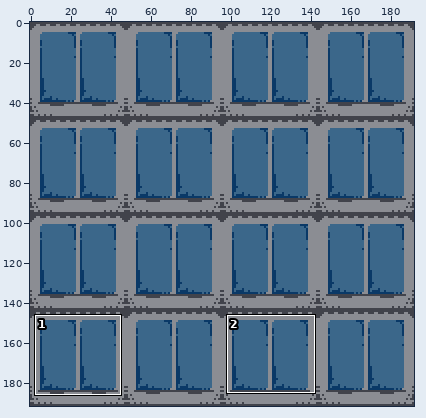
Sprite sheet, stored at love2d/gfx/blocks.png. Above, an overview of the earlier version with the close-up marked.
Close-up. As it was:
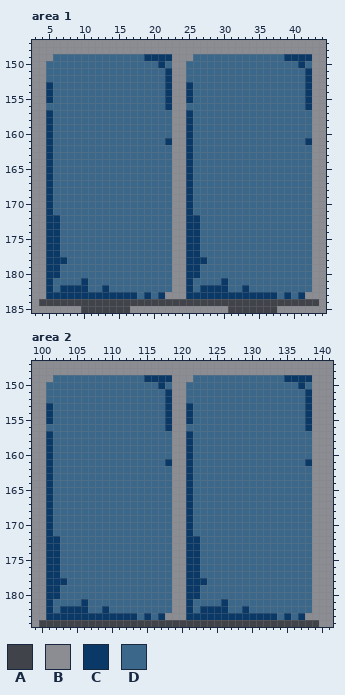
The file is 192x192 pixels. Shown: area 1: x 3..44, y 147..185; area 2: x 99..141, y 147..184. The commit also changed other parts of the picture, which this record leaves out.
Palette (. is transparent): A #41434b  B #8b8d93  C #0a3967  D #3b678a
Pixels before, area 1, first column x 3:
147 BBBBBBBBBBBBBBBBBBBBBBBBBBBBBBBBBBBBBBBBBB
148 BBBBBBBBBBBBBBBBBBBBBBBBBBBBBBBBBBBBBBBBBB
149 BBBDDDDDDDDDDDDDCCCCBBBDDDDDDDDDDDDDCCCCBB
150 BBDDDDDDDDDDDDDDDDCDBBDDDDDDDDDDDDDDDDCDBB
151 BBDDDDDDDDDDDDDDDDDCBBDDDDDDDDDDDDDDDDDCBB
152 BBDDDDDDDDDDDDDDDDDCBBDDDDDDDDDDDDDDDDDCBB
153 BBCDDDDDDDDDDDDDDDDCBBCDDDDDDDDDDDDDDDDCBB
154 BBCDDDDDDDDDDDDDDDDCBBCDDDDDDDDDDDDDDDDCBB
155 BBCDDDDDDDDDDDDDDDDCBBCDDDDDDDDDDDDDDDDCBB
156 BBDDDDDDDDDDDDDDDDDCBBDDDDDDDDDDDDDDDDDCBB
157 BBCDDDDDDDDDDDDDDDDDBBCDDDDDDDDDDDDDDDDDBB
158 BBCDDDDDDDDDDDDDDDDDBBCDDDDDDDDDDDDDDDDDBB
159 BBCDDDDDDDDDDDDDDDDDBBCDDDDDDDDDDDDDDDDDBB
160 BBCDDDDDDDDDDDDDDDDDBBCDDDDDDDDDDDDDDDDDBB
161 BBCDDDDDDDDDDDDDDDDCBBCDDDDDDDDDDDDDDDDCBB
162 BBCDDDDDDDDDDDDDDDDDBBCDDDDDDDDDDDDDDDDDBB
163 BBCDDDDDDDDDDDDDDDDDBBCDDDDDDDDDDDDDDDDDBB
164 BBCDDDDDDDDDDDDDDDDDBBCDDDDDDDDDDDDDDDDDBB
165 BBCDDDDDDDDDDDDDDDDDBBCDDDDDDDDDDDDDDDDDBB
166 BBCDDDDDDDDDDDDDDDDDBBCDDDDDDDDDDDDDDDDDBB
167 BBCDDDDDDDDDDDDDDDDDBBCDDDDDDDDDDDDDDDDDBB
168 BBCDDDDDDDDDDDDDDDDDBBCDDDDDDDDDDDDDDDDDBB
169 BBCDDDDDDDDDDDDDDDDDBBCDDDDDDDDDDDDDDDDDBB
170 BBCDDDDDDDDDDDDDDDDDBBCDDDDDDDDDDDDDDDDDBB
171 BBCDDDDDDDDDDDDDDDDDBBCDDDDDDDDDDDDDDDDDBB
172 BBCCDDDDDDDDDDDDDDDDBBCCDDDDDDDDDDDDDDDDBB
173 BBCCDDDDDDDDDDDDDDDDBBCCDDDDDDDDDDDDDDDDBB
174 BBCCDDDDDDDDDDDDDDDDBBCCDDDDDDDDDDDDDDDDBB
175 BBCCDDDDDDDDDDDDDDDDBBCCDDDDDDDDDDDDDDDDBB
176 BBCCDDDDDDDDDDDDDDDDBBCCDDDDDDDDDDDDDDDDBB
177 BBCCDDDDDDDDDDDDDDDDBBCCDDDDDDDDDDDDDDDDBB
178 BBCCCDDDDDDDDDDDDDDDBBCCCDDDDDDDDDDDDDDDBB
179 BBCCDDDDDDDDDDDDDDDDBBCCDDDDDDDDDDDDDDDDBB
180 BBCCDDDDDDDDDDDDDDDDBBCCDDDDDDDDDDDDDDDDBB
181 BBCDDDDCDDDDDDDDDDDDBBCDDDDCDDDDDDDDDDDDBB
182 BBCDCCCCDDCDDDDDDDDDBBCDCCCCDDCDDDDDDDDDBB
183 BBCCCCCCCCCCCCCDCDCBBBCCCCCCCCCCCCCDCDCBBB
184 BAAAAAAAAAAAAAAAAAAAAAAAAAAAAAAAAAAAAAAAAB
185 BBBBBBBAAAAAAABBBBBBBBBBBBBBAAAAAAABBBBBBB
Pixels before, area 2, first column x 99:
147 BBBBBBBBBBBBBBBBBBBBBBBBBBBBBBBBBBBBBBBBBBB
148 BBBBBBBBBBBBBBBBBBBBBBBBBBBBBBBBBBBBBBBBBBB
149 BBBDDDDDDDDDDDDDCCCCBBBDDDDDDDDDDDDDCCCCBBB
150 BBDDDDDDDDDDDDDDDDCDBBDDDDDDDDDDDDDDDDCDBBB
151 BBDDDDDDDDDDDDDDDDDCBBDDDDDDDDDDDDDDDDDCBBB
152 BBDDDDDDDDDDDDDDDDDCBBDDDDDDDDDDDDDDDDDCBBB
153 BBCDDDDDDDDDDDDDDDDCBBCDDDDDDDDDDDDDDDDCBBB
154 BBCDDDDDDDDDDDDDDDDCBBCDDDDDDDDDDDDDDDDCBBB
155 BBCDDDDDDDDDDDDDDDDCBBCDDDDDDDDDDDDDDDDCBBB
156 BBDDDDDDDDDDDDDDDDDCBBDDDDDDDDDDDDDDDDDCBBB
157 BBCDDDDDDDDDDDDDDDDDBBCDDDDDDDDDDDDDDDDDBBB
158 BBCDDDDDDDDDDDDDDDDDBBCDDDDDDDDDDDDDDDDDBBB
159 BBCDDDDDDDDDDDDDDDDDBBCDDDDDDDDDDDDDDDDDBBB
160 BBCDDDDDDDDDDDDDDDDDBBCDDDDDDDDDDDDDDDDDBBB
161 BBCDDDDDDDDDDDDDDDDCBBCDDDDDDDDDDDDDDDDCBBB
162 BBCDDDDDDDDDDDDDDDDDBBCDDDDDDDDDDDDDDDDDBBB
163 BBCDDDDDDDDDDDDDDDDDBBCDDDDDDDDDDDDDDDDDBBB
164 BBCDDDDDDDDDDDDDDDDDBBCDDDDDDDDDDDDDDDDDBBB
165 BBCDDDDDDDDDDDDDDDDDBBCDDDDDDDDDDDDDDDDDBBB
166 BBCDDDDDDDDDDDDDDDDDBBCDDDDDDDDDDDDDDDDDBBB
167 BBCDDDDDDDDDDDDDDDDDBBCDDDDDDDDDDDDDDDDDBBB
168 BBCDDDDDDDDDDDDDDDDDBBCDDDDDDDDDDDDDDDDDBBB
169 BBCDDDDDDDDDDDDDDDDDBBCDDDDDDDDDDDDDDDDDBBB
170 BBCDDDDDDDDDDDDDDDDDBBCDDDDDDDDDDDDDDDDDBBB
171 BBCDDDDDDDDDDDDDDDDDBBCDDDDDDDDDDDDDDDDDBBB
172 BBCCDDDDDDDDDDDDDDDDBBCCDDDDDDDDDDDDDDDDBBB
173 BBCCDDDDDDDDDDDDDDDDBBCCDDDDDDDDDDDDDDDDBBB
174 BBCCDDDDDDDDDDDDDDDDBBCCDDDDDDDDDDDDDDDDBBB
175 BBCCDDDDDDDDDDDDDDDDBBCCDDDDDDDDDDDDDDDDBBB
176 BBCCDDDDDDDDDDDDDDDDBBCCDDDDDDDDDDDDDDDDBBB
177 BBCCDDDDDDDDDDDDDDDDBBCCDDDDDDDDDDDDDDDDBBB
178 BBCCCDDDDDDDDDDDDDDDBBCCCDDDDDDDDDDDDDDDBBB
179 BBCCDDDDDDDDDDDDDDDDBBCCDDDDDDDDDDDDDDDDBBB
180 BBCCDDDDDDDDDDDDDDDDBBCCDDDDDDDDDDDDDDDDBBB
181 BBCDDDDCDDDDDDDDDDDDBBCDDDDCDDDDDDDDDDDDBBB
182 BBCDCCCCDDCDDDDDDDDDBBCDCCCCDDCDDDDDDDDDBBB
183 BBCCCCCCCCCCCCCDCDCBBBCCCCCCCCCCCCCDCDCBBBB
184 BAAAAAAAAAAAAAAAAAAAAAAAAAAAAAAAAAAAAAAAABB
After:
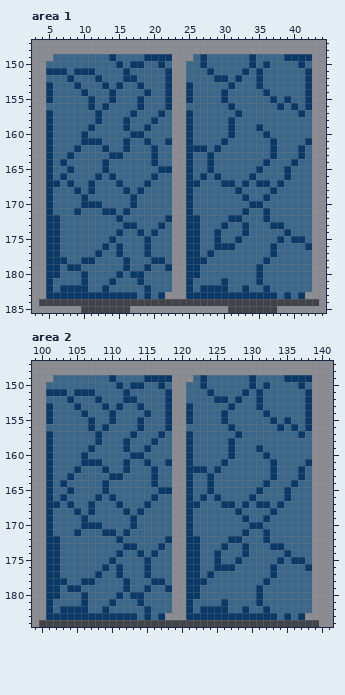
Edits made:
Area 1:
y 149: x 14 D -> C; x 27 D -> C; x 34 D -> C
y 150: x 15 D -> C; x 17..18 DD -> CC; x 27 D -> C; x 34 D -> C; x 36 D -> C
y 151: x 5..7 DDD -> CCC; x 9..11 DDD -> CCC; x 16 D -> C; x 28 D -> C; x 33 D -> C; x 35 D -> C
y 152: x 8 D -> C; x 12 D -> C; x 16..17 DD -> CC; x 29..30 DD -> CC; x 32 D -> C; x 35 D -> C
y 153: x 9 D -> C; x 13 D -> C; x 15 D -> C; x 18 D -> C; x 31 D -> C; x 35 D -> C
y 154: x 10 D -> C; x 14 D -> C; x 19 D -> C; x 30 D -> C; x 36 D -> C
y 155: x 11 D -> C; x 14 D -> C; x 18 D -> C; x 30 D -> C; x 37 D -> C; x 39 D -> C
y 156: x 11 D -> C; x 13 D -> C; x 18 D -> C; x 31 D -> C; x 38 D -> C; x 40 D -> C
y 157: x 12 D -> C; x 17 D -> C; x 21 D -> C; x 32 D -> C; x 41 D -> C
y 158: x 12 D -> C; x 16 D -> C; x 20 D -> C; x 31 D -> C
y 159: x 11 D -> C; x 16 D -> C; x 19 D -> C; x 31 D -> C; x 35 D -> C
y 160: x 10 D -> C; x 17..18 DD -> CC; x 31 D -> C; x 36 D -> C
y 161: x 10..12 DDD -> CCC; x 16 D -> C; x 19 D -> C; x 30 D -> C; x 37 D -> C
y 162: x 9 D -> C; x 13 D -> C; x 16 D -> C; x 20 D -> C; x 26..27 DD -> CC; x 29 D -> C; x 37 D -> C; x 41 D -> C
y 163: x 8 D -> C; x 14..15 DD -> CC; x 20 D -> C; x 28 D -> C; x 37 D -> C; x 41 D -> C
y 164: x 7 D -> C; x 13 D -> C; x 20 D -> C; x 28 D -> C; x 36 D -> C; x 40 D -> C
y 165: x 8 D -> C; x 13 D -> C; x 21..22 DD -> CC; x 28 D -> C; x 35 D -> C; x 39 D -> C
y 166: x 7 D -> C; x 12 D -> C; x 14 D -> C; x 20 D -> C; x 27 D -> C; x 29 D -> C; x 34 D -> C; x 39 D -> C
y 167: x 6 D -> C; x 8 D -> C; x 11 D -> C; x 15 D -> C; x 19 D -> C; x 26 D -> C; x 30..31 DD -> CC; x 33 D -> C; x 35..36 DD -> CC; x 38 D -> C
y 168: x 9 D -> C; x 11 D -> C; x 16 D -> C; x 18 D -> C; x 32 D -> C; x 37 D -> C
y 169: x 10 D -> C; x 17 D -> C; x 33 D -> C; x 36 D -> C
y 170: x 10..12 DDD -> CCC; x 17 D -> C; x 34..35 DD -> CC
y 171: x 9 D -> C; x 13..14 DD -> CC; x 16 D -> C; x 33 D -> C; x 36 D -> C
y 172: x 15 D -> C; x 22 D -> C; x 31..32 DD -> CC; x 36 D -> C
y 173: x 16..17 DD -> CC; x 21 D -> C; x 30 D -> C; x 33 D -> C; x 37..38 DD -> CC
y 174: x 15 D -> C; x 18 D -> C; x 20 D -> C; x 29 D -> C; x 33 D -> C; x 39 D -> C
y 175: x 14 D -> C; x 19 D -> C; x 29 D -> C; x 32 D -> C; x 38 D -> C; x 40..41 DD -> CC
y 176: x 13 D -> C; x 15 D -> C; x 19 D -> C; x 29..31 DDD -> CCC; x 37 D -> C; x 42 D -> C
y 177: x 12 D -> C; x 15 D -> C; x 19 D -> C; x 28 D -> C; x 37 D -> C
y 178: x 10..11 DD -> CC; x 16 D -> C; x 20..21 DD -> CC; x 36 D -> C
y 179: x 8..9 DD -> CC; x 16 D -> C; x 19 D -> C; x 22 D -> C; x 35 D -> C
y 180: x 10 D -> C; x 15 D -> C; x 17..18 DD -> CC; x 35 D -> C
y 181: x 14 D -> C; x 18 D -> C; x 35 D -> C
y 182: x 19 D -> C; x 36 D -> C
Area 2:
y 149: x 110 D -> C; x 123 D -> C; x 130 D -> C
y 150: x 111 D -> C; x 113..114 DD -> CC; x 123 D -> C; x 130 D -> C; x 132 D -> C
y 151: x 101..103 DDD -> CCC; x 105..107 DDD -> CCC; x 112 D -> C; x 124 D -> C; x 129 D -> C; x 131 D -> C
y 152: x 104 D -> C; x 108 D -> C; x 112..113 DD -> CC; x 125..126 DD -> CC; x 128 D -> C; x 131 D -> C
y 153: x 105 D -> C; x 109 D -> C; x 111 D -> C; x 114 D -> C; x 127 D -> C; x 131 D -> C
y 154: x 106 D -> C; x 110 D -> C; x 115 D -> C; x 126 D -> C; x 132 D -> C
y 155: x 107 D -> C; x 110 D -> C; x 114 D -> C; x 126 D -> C; x 133 D -> C; x 135 D -> C
y 156: x 107 D -> C; x 109 D -> C; x 114 D -> C; x 127 D -> C; x 134 D -> C; x 136 D -> C
y 157: x 108 D -> C; x 113 D -> C; x 117 D -> C; x 128 D -> C; x 137 D -> C
y 158: x 108 D -> C; x 112 D -> C; x 116 D -> C; x 127 D -> C
y 159: x 107 D -> C; x 112 D -> C; x 115 D -> C; x 127 D -> C; x 131 D -> C
y 160: x 106 D -> C; x 113..114 DD -> CC; x 127 D -> C; x 132 D -> C
y 161: x 106..108 DDD -> CCC; x 112 D -> C; x 115 D -> C; x 126 D -> C; x 133 D -> C
y 162: x 105 D -> C; x 109 D -> C; x 112 D -> C; x 116 D -> C; x 122..123 DD -> CC; x 125 D -> C; x 133 D -> C; x 137 D -> C
y 163: x 104 D -> C; x 110..111 DD -> CC; x 116 D -> C; x 124 D -> C; x 133 D -> C; x 137 D -> C
y 164: x 103 D -> C; x 109 D -> C; x 116 D -> C; x 124 D -> C; x 132 D -> C; x 136 D -> C
y 165: x 104 D -> C; x 109 D -> C; x 117..118 DD -> CC; x 124 D -> C; x 131 D -> C; x 135 D -> C
y 166: x 103 D -> C; x 108 D -> C; x 110 D -> C; x 116 D -> C; x 123 D -> C; x 125 D -> C; x 130 D -> C; x 135 D -> C
y 167: x 102 D -> C; x 104 D -> C; x 107 D -> C; x 111 D -> C; x 115 D -> C; x 122 D -> C; x 126..127 DD -> CC; x 129 D -> C; x 131..132 DD -> CC; x 134 D -> C
y 168: x 105 D -> C; x 107 D -> C; x 112 D -> C; x 114 D -> C; x 128 D -> C; x 133 D -> C
y 169: x 106 D -> C; x 113 D -> C; x 129 D -> C; x 132 D -> C
y 170: x 106..108 DDD -> CCC; x 113 D -> C; x 130..131 DD -> CC
y 171: x 105 D -> C; x 109..110 DD -> CC; x 112 D -> C; x 129 D -> C; x 132 D -> C
y 172: x 111 D -> C; x 118 D -> C; x 127..128 DD -> CC; x 132 D -> C
y 173: x 112..113 DD -> CC; x 117 D -> C; x 126 D -> C; x 129 D -> C; x 133..134 DD -> CC
y 174: x 111 D -> C; x 114 D -> C; x 116 D -> C; x 125 D -> C; x 129 D -> C; x 135 D -> C
y 175: x 110 D -> C; x 115 D -> C; x 125 D -> C; x 128 D -> C; x 134 D -> C; x 136..137 DD -> CC
y 176: x 109 D -> C; x 111 D -> C; x 115 D -> C; x 125..127 DDD -> CCC; x 133 D -> C; x 138 D -> C
y 177: x 108 D -> C; x 111 D -> C; x 115 D -> C; x 124 D -> C; x 133 D -> C
y 178: x 106..107 DD -> CC; x 112 D -> C; x 116..117 DD -> CC; x 132 D -> C
y 179: x 104..105 DD -> CC; x 112 D -> C; x 115 D -> C; x 118 D -> C; x 131 D -> C
y 180: x 106 D -> C; x 111 D -> C; x 113..114 DD -> CC; x 131 D -> C
y 181: x 110 D -> C; x 114 D -> C; x 131 D -> C
y 182: x 115 D -> C; x 132 D -> C
Changed places in both close-ups, as pixel boxes (x1, y1, x2, y2):
changed: (46, 54, 312, 292)
changed: (46, 375, 312, 613)
